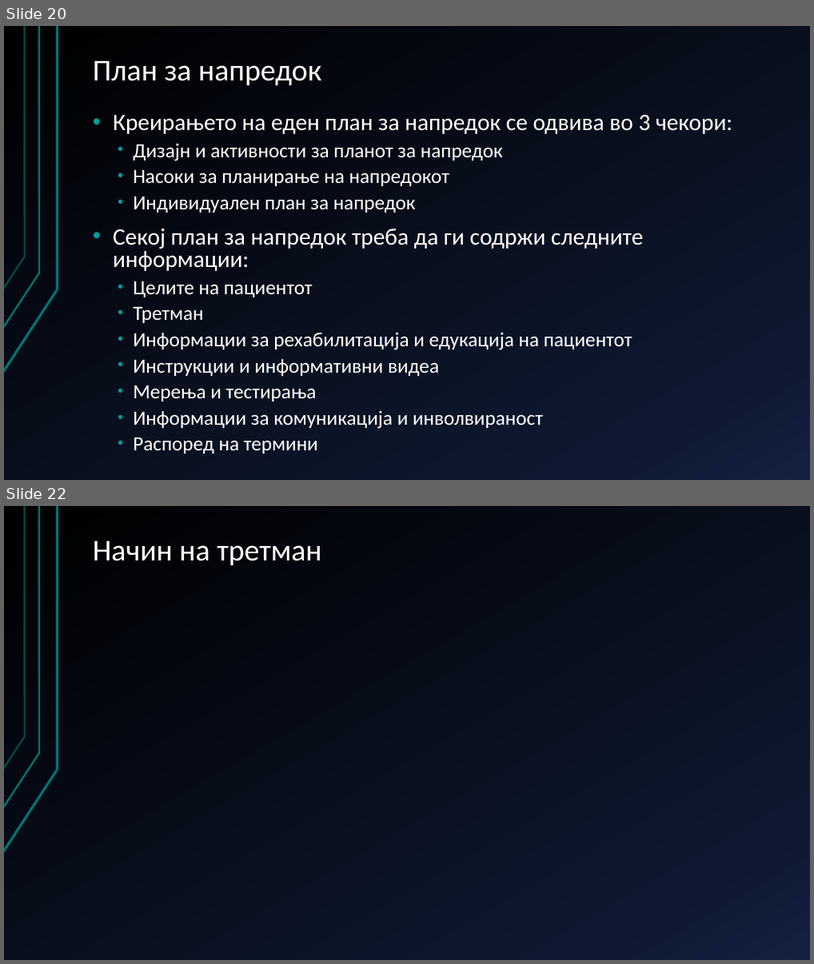
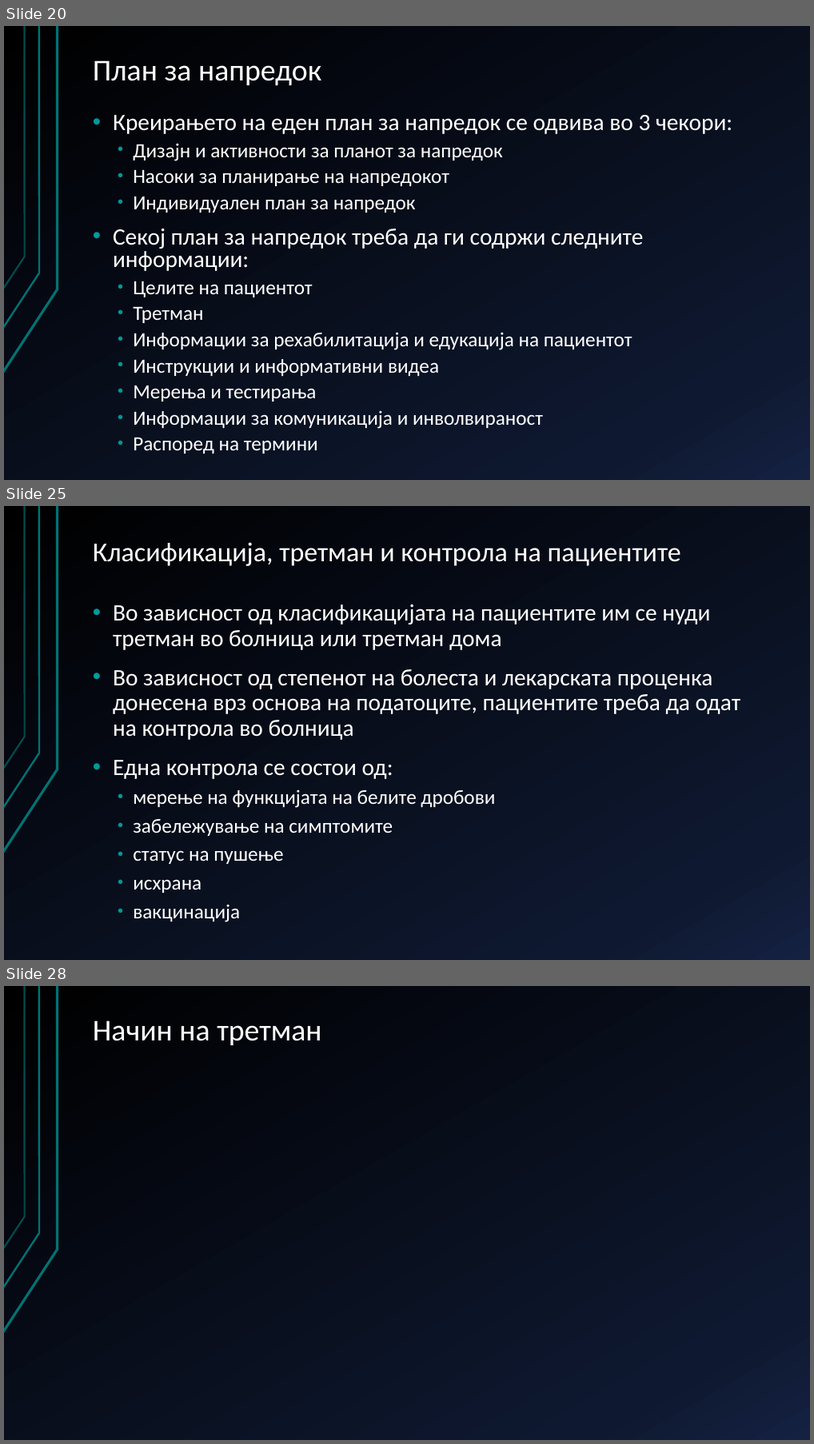
Before and after one commit to AlenDosev/Master, a slide deck: Master.pptx. Shown one above the other, each under a label of ours: slides 20 and 22 before the commit, slides 20, 25 and 28 after it; the slides between them are not shown. The pictures are 814x964 and 814x1444 pixels, drawn with LibreOffice and Linux fonts; fonts in the diff are those of the drawing. Boxes give left, top, right and bottom in pixels: in the first picture for what was removed or moved away, otherwise in the second. Text is boxed around its words. In the diff, an @@ line names an element or a change of style, - is before the commit and + after.

```diff
--- a/Master.pptx
+++ b/Master.pptx
@@ slide 25 added at bbox=[4, 506, 810, 960], background gradient #000000 to #0F1931 to #142242; not listed: 3 template elements that a slide beside it also shows @@
@@ title added at bbox=[93, 542, 682, 566], 32.4 pt, text #FFFFFF @@
+Класификација, третман и контрола на пациентите
@@ text added at bbox=[113, 604, 741, 922], 28 pt, text #FFFFFF @@
+• Во зависност од класификацијата на пациентите им се нуди третман во болница или третман дома
+• Во зависност од степенот на болеста и лекарската проценка донесена врз основа на податоците, пациентите треба да одат на контрола во болница
+• Една контрола се состои од:
+  • мерење на функцијата на белите дробови
+  • забележување на симптомите
+  • статус на пушење
+  • исхрана
+  • вакцинација
@@ what was slide 22 is now slide 28 @@
```
Also in this commit, not shown: 1 slide changed, 8 other slides added.
